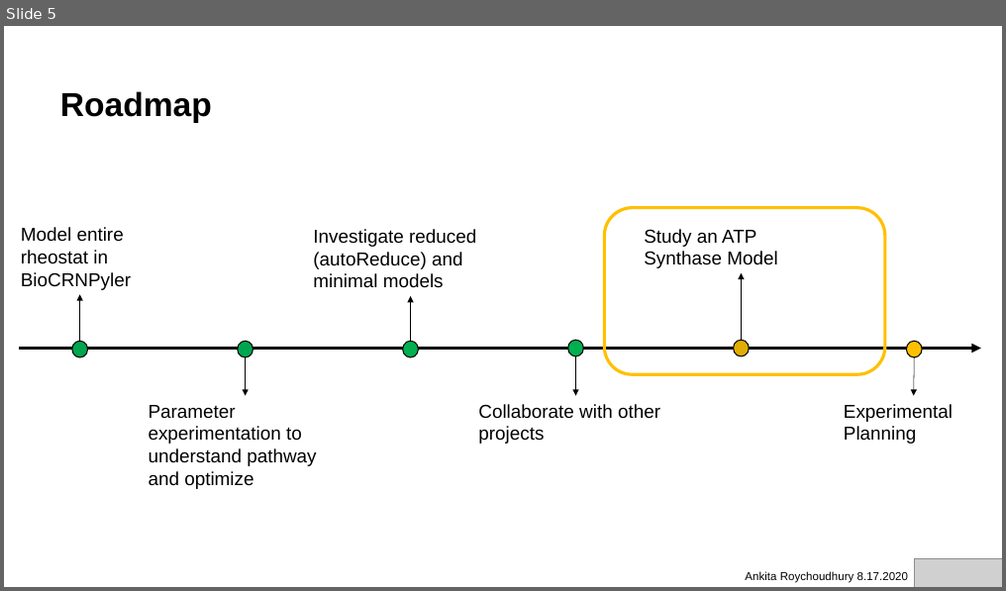
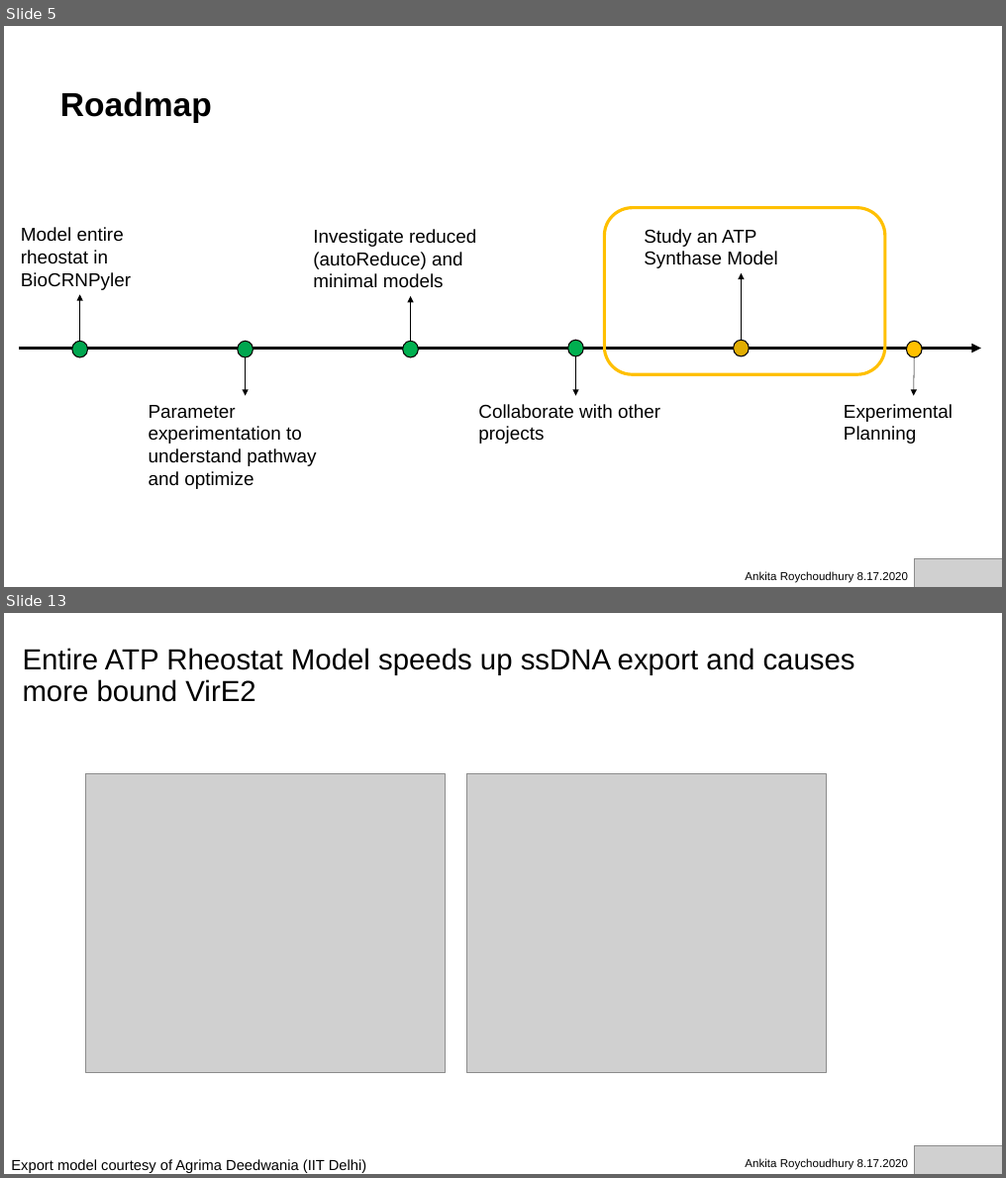
Before and after one commit to AnkitaRoychoudhury/ug_murray, a slide deck: miscellaneous/presentations/20200817_murray_mtg.pptx. Shown one above the other, each under a label of ours: slide 5 before the commit, slides 5 and 13 after it; the slides between them are not shown. The pictures are 1006x591 and 1006x1178 pixels, drawn with LibreOffice and Linux fonts; fonts in the diff are those of the drawing; grey boxes stand for pictures. Boxes give left, top, right and bottom in pixels: in the first picture for what was removed or moved away, otherwise in the second. Text is boxed around its words. In the diff, an @@ line names an element or a change of style, - is before the commit and + after.

```diff
--- a/miscellaneous/presentations/20200817_murray_mtg.pptx
+++ b/miscellaneous/presentations/20200817_murray_mtg.pptx
@@ slide 13 added at [4,613,1002,1174], background #FFFFFF @@
@@ text added at [23,648,855,702], 28 pt, text #000000 @@
+Entire ATP Rheostat Model speeds up ssDNA export and causes more bound VirE2
@@ picture added at [86,774,446,1073] @@
@@ picture added at [466,774,826,1073] @@
@@ picture added at [915,1146,1002,1174] @@
@@ text added at [11,1159,366,1173], 14 pt, text #000000 @@
+Export model courtesy of Agrima Deedwania (IIT Delhi)
@@ text added at [745,1158,908,1170], 11 pt, text #000000 @@
+Ankita Roychoudhury 8.17.2020
```
Also in this commit, not shown: 10 slides changed, 1 slide removed, 21 other files.
